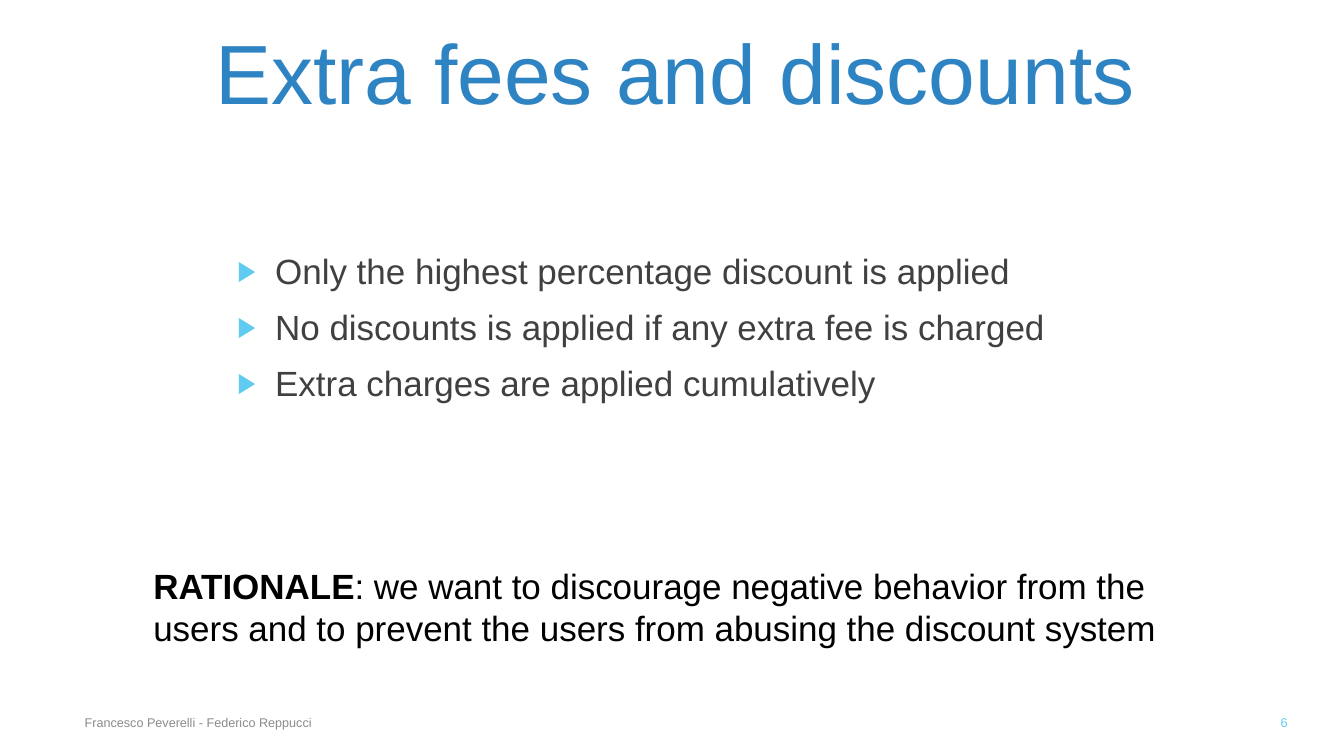
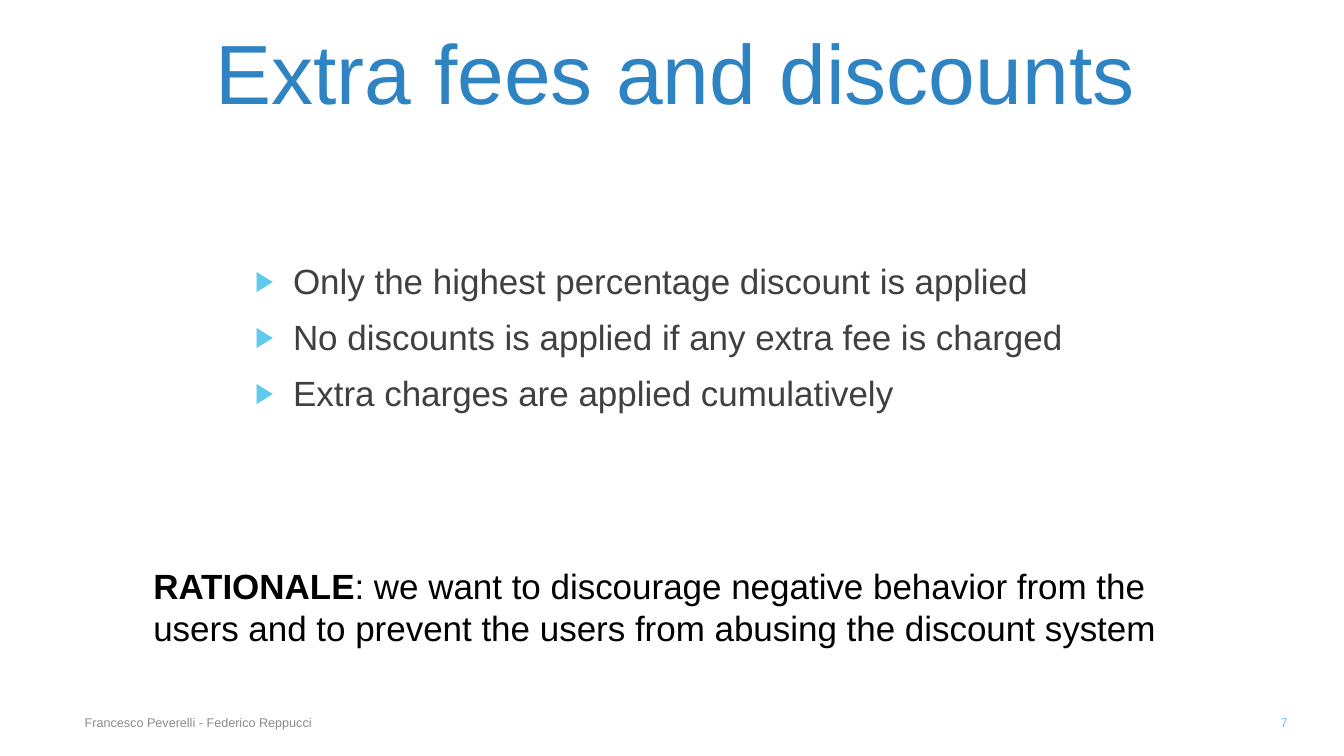
Before and after one commit to FedericoReppucci/ingsoft2, a slide deck: slide 7 of presentation/Final Presentazion/Final Presentation.pptx (slide 6 before the commit). Drawn at 1344x756 pixels with LibreOffice and Linux fonts; fonts in the diff are those of the drawing. Boxes give left, top, right and bottom in pixels: in the first picture for what was removed or moved away, otherwise in the second. Text is boxed around its words. In the diff, an @@ line names an element or a change of style, - is before the commit and + after.

```diff
--- a/presentation/Final Presentazion/Final Presentation.pptx
+++ b/presentation/Final Presentazion/Final Presentation.pptx
@@ text "Only the highest percentage discount ...": place and size @@
-text "Only the highest percentage discount ..." at (275,258,1044,403)
+text "Only the highest percentage discount ..." at (293,268,1062,413)
@@ page number at (1281,718,1288,727): text changed @@
-6
+7
```
Also in this commit, not shown: 6 other slides changed, 13 slides added, 9 other files.
